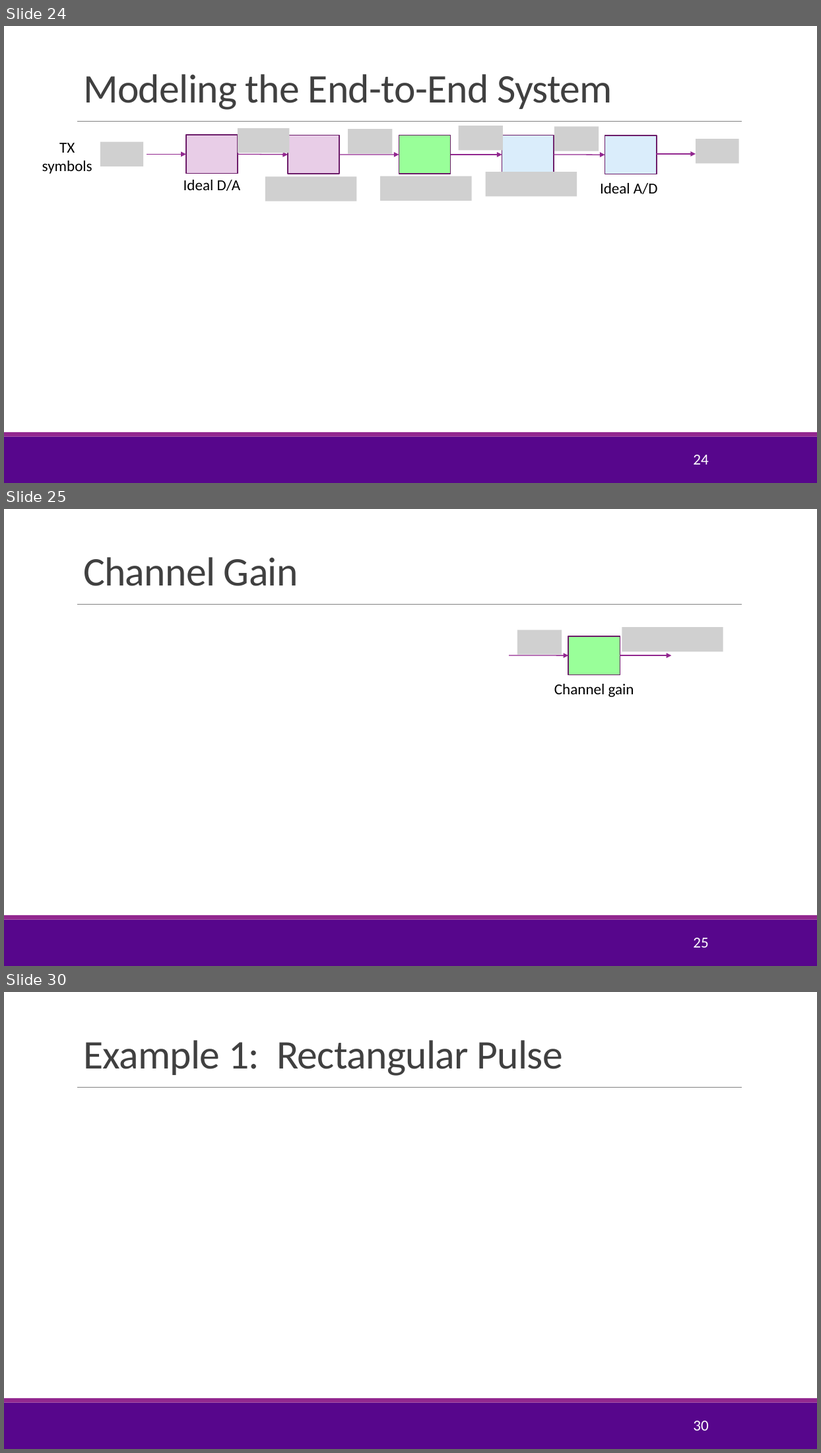
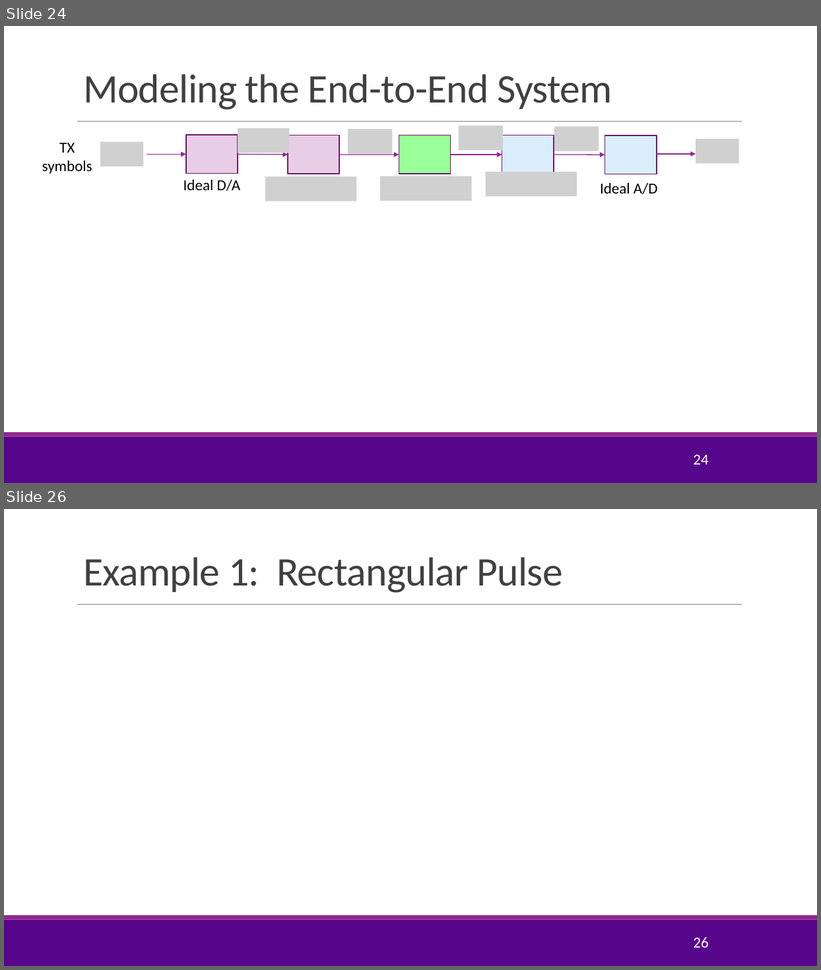
Before and after one commit to sdrangan/digitalcomm, a slide deck: Lectures/Unit03_RxFilter.pptx. Shown one above the other, each under a label of ours: slides 24, 25 and 30 before the commit, slides 24 and 26 after it; the slides between them are not shown. The pictures are 821x1453 and 821x970 pixels, drawn with LibreOffice and Linux fonts; fonts in the diff are those of the drawing; grey boxes stand for pictures; background and template pictures are left out. Boxes give left, top, right and bottom in pixels: in the first picture for what was removed or moved away, otherwise in the second. Text is boxed around its words. In the diff, an @@ line names an element or a change of style, - is before the commit and + after.

```diff
--- a/Lectures/Unit03_RxFilter.pptx
+++ b/Lectures/Unit03_RxFilter.pptx
@@ slide 25 removed at (x1=4, y1=509, x2=817, y2=966), background #FFFFFF; not listed: 3 template elements that a slide beside it also shows @@
@@ title removed at (x1=83, y1=557, x2=298, y2=586) @@
-Channel Gain
@@ picture removed at (x1=622, y1=627, x2=724, y2=652) @@
@@ picture removed at (x1=517, y1=630, x2=562, y2=655) @@
@@ rectangle removed at (x1=569, y1=636, x2=620, y2=675) @@
@@ arrow removed from (509, 656) to (569, 656) @@
@@ arrow removed from (620, 656) to (672, 656) @@
@@ text removed at (x1=554, y1=684, x2=634, y2=697) @@
-Channel gain
@@ page number removed at (x1=693, y1=938, x2=708, y2=948) @@
-25
@@ what was slide 30 is now slide 26 @@
@@ page number at (x1=693, y1=937, x2=708, y2=948): text changed @@
-30
+26
```
Also in this commit, not shown: 4 slides changed, 1 slide added, 6 other slides removed, 7 other files.
